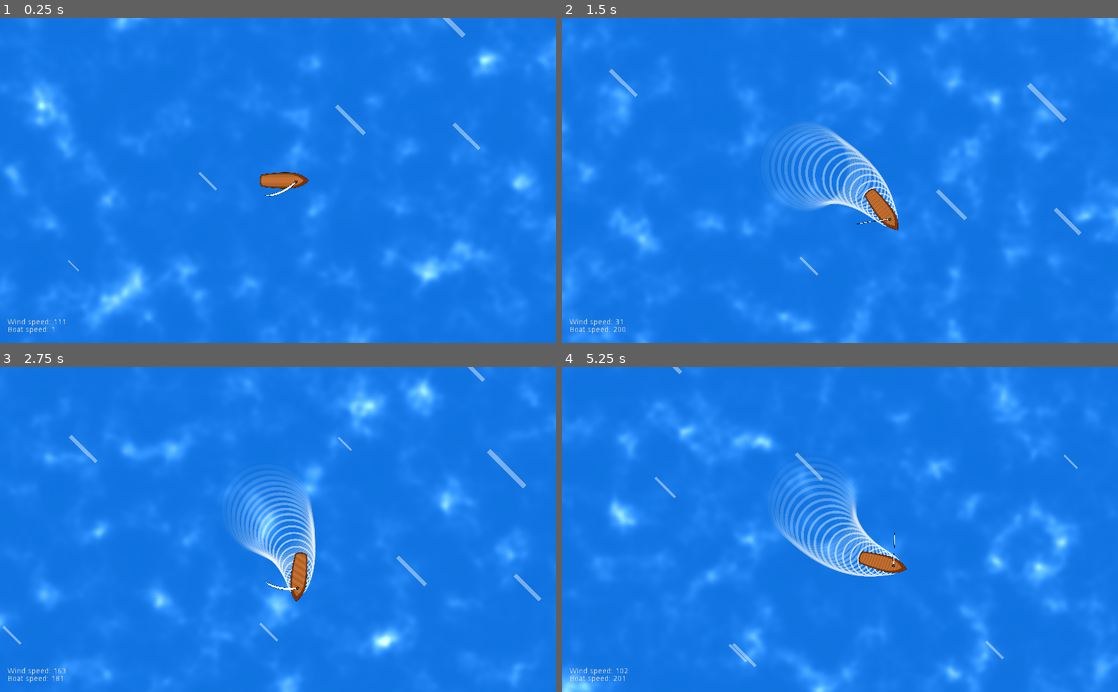
Above: before the commit, frames 1-4 (two rows, left to right).
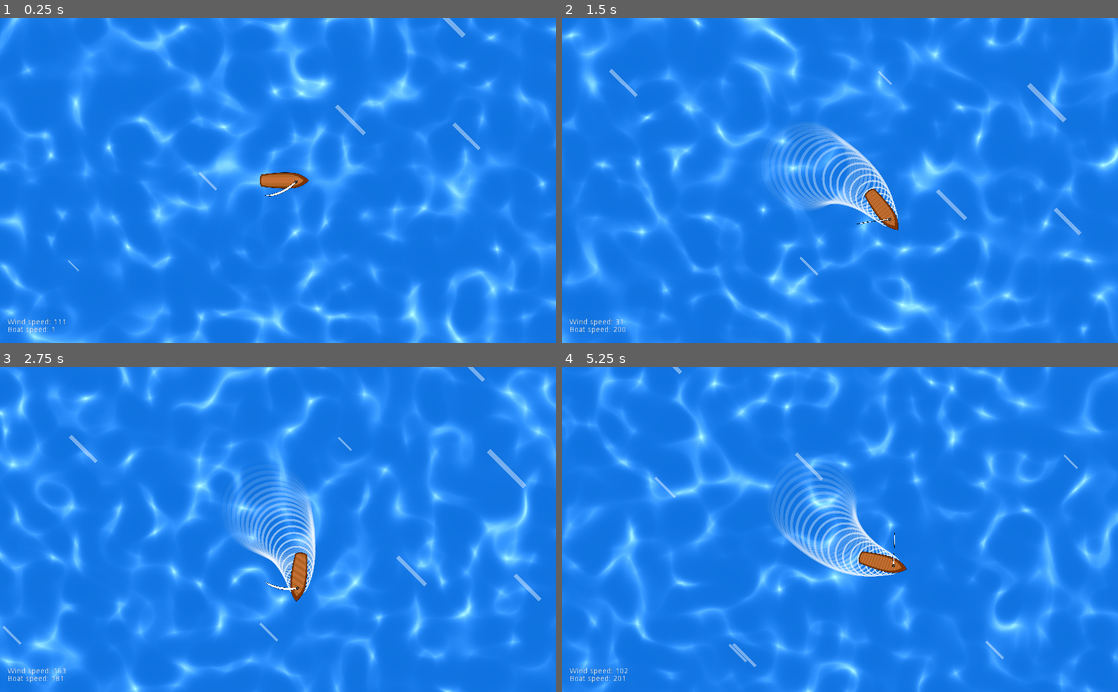
Above: after the commit, the same moments.

Repository: Norodix/SailGame
Game: Godot game, scene res://World.tscn
Same seed, same stepped clock (60 frames per second), same inputs: the game is played once before the commit and once after it.
Inputs:
- Up to frame 1 (0.25 s): no input
- Up to frame 2 (1.5 s): hold D (right) 0.53-1.28 s; hold Q (loosen) 0.53-1.28 s; hold S (down) from 1.28 s (still down); tap E (tighten) at 1.35 s
- Up to frame 3 (2.75 s): release S (down) at 2.03 s; hold D (right) from 2.03 s (still down); hold Q (loosen) from 2.03 s (still down)
- Up to frame 4 (5.25 s): release D (right) at 2.78 s; release Q (loosen) at 2.78 s; hold W (up) 2.78-3.53 s; tap E (tighten) at 2.85, 4.35 s; hold Q (loosen) 3.53-4.28 s; hold A (left) 3.53-5.03 s; hold S (down) from 5.03 s (still down); hold Q (loosen) from 5.03 s (still down)

The runs differ from the first frame. In frame 1, 20% of the frame differs, in the area x 0-100%, y 0-100%; in frame 2, 15%; in frame 3, 18%; in frame 4, 17%.

Commit message:
Added ridged water shader

Diff:
--- /dev/null
+++ b/WaterRidged.shader
@@ -0,0 +1,61 @@
+shader_type canvas_item;
+
+uniform sampler2D noise_img1;
+uniform sampler2D noise_img2;
+uniform sampler2D noise_img3;
+uniform float speed = 1.0;
+uniform float strength=0.7;
+uniform vec4 tint : hint_color;
+
+vec3 rgb2hsb( in vec3 c ){
+    vec4 K = vec4(0.0, -1.0 / 3.0, 2.0 / 3.0, -1.0);
+    vec4 p = mix(vec4(c.bg, K.wz),
+                 vec4(c.gb, K.xy),
+                 step(c.b, c.g));
+    vec4 q = mix(vec4(p.xyw, c.r),
+                 vec4(c.r, p.yzx),
+                 step(p.x, c.r));
+    float d = q.x - min(q.w, q.y);
+    float e = 1.0e-10;
+    return vec3(abs(q.z + (q.w - q.y) / (6.0 * d + e)),
+                d / (q.x + e),
+                q.x);
+}
+
+vec3 hsb2rgb( in vec3 c ){
+    vec3 rgb = clamp(abs(mod(c.x*6.0+vec3(0.0,4.0,2.0),
+                             6.0)-3.0)-1.0,
+                     0.0,
+                     1.0 );
+    rgb = rgb*rgb*(3.0-2.0*rgb);
+    return c.z * mix(vec3(1.0), rgb, c.y);
+}
+
+float ridgenoise(float x){
+	return 2.0 * (0.5-abs(0.5-x));
+}
+
+void fragment(){
+	vec2 uv1 = vec2(UV.x + TIME*speed, UV.y);
+	vec2 uv2 = vec2(UV.x - TIME*speed, UV.y + TIME*speed);
+	vec2 uv3 = vec2(UV.x, UV.y - TIME*speed);
+
+
+	float noise_r = ridgenoise(texture( noise_img1, uv1 ).r);
+	float noise_g = ridgenoise(texture( noise_img2, uv2 ).g);
+	float noise_b = ridgenoise(texture( noise_img3, uv3 ).b);
+
+	vec3 new_color = vec3(noise_r, noise_g, noise_b);
+
+	float multiplier = noise_r * noise_g * noise_b;
+	float newMultiplier = strength * (multiplier*multiplier*multiplier*multiplier);
+	//newMultiplier = multiplier;
+	vec3 white = vec3(1, 1, 1);
+
+	vec3 tint_hsb = rgb2hsb(tint.rgb);
+	tint_hsb.y -= newMultiplier;
+	tint_hsb.z -= (0.12-newMultiplier);
+
+	COLOR.rgb = hsb2rgb(tint_hsb);
+	//COLOR.rgb = vec3(newMultiplier);
+}
--- a/World.tscn
+++ b/World.tscn
@@ -10,7 +10,7 @@
 [ext_resource path="res://Wind.gd" type="Script" id=8]
 [ext_resource path="res://Art/Ocean/seamless.png" type="Texture" id=9]
 [ext_resource path="res://Wake.gd" type="Script" id=10]
-[ext_resource path="res://WaterHSV.shader" type="Shader" id=11]
+[ext_resource path="res://WaterRidged.shader" type="Shader" id=11]
 
 [sub_resource type="CapsuleShape2D" id=1]
 radius = 44.6475
@@ -64,6 +64,7 @@
 noise = SubResource( 9 )
 
 [sub_resource type="OpenSimplexNoise" id=11]
+octaves = 1
 
 [sub_resource type="NoiseTexture" id=12]
 width = 1280
@@ -73,6 +74,7 @@
 
 [sub_resource type="OpenSimplexNoise" id=13]
 seed = 5
+octaves = 1
 
 [sub_resource type="NoiseTexture" id=14]
 width = 1280
@@ -82,6 +84,7 @@
 
 [sub_resource type="OpenSimplexNoise" id=15]
 seed = 8
+octaves = 1
 
 [sub_resource type="NoiseTexture" id=16]
 width = 1280
@@ -91,7 +94,8 @@
 
 [sub_resource type="ShaderMaterial" id=17]
 shader = ExtResource( 11 )
-shader_param/speed = 0.05
+shader_param/speed = 0.03
+shader_param/strength = 0.5
 shader_param/tint = Color( 0.07, 0.5195, 1, 1 )
 shader_param/noise_img1 = SubResource( 12 )
 shader_param/noise_img2 = SubResource( 14 )
Not shown, changed: export_presets.cfg
